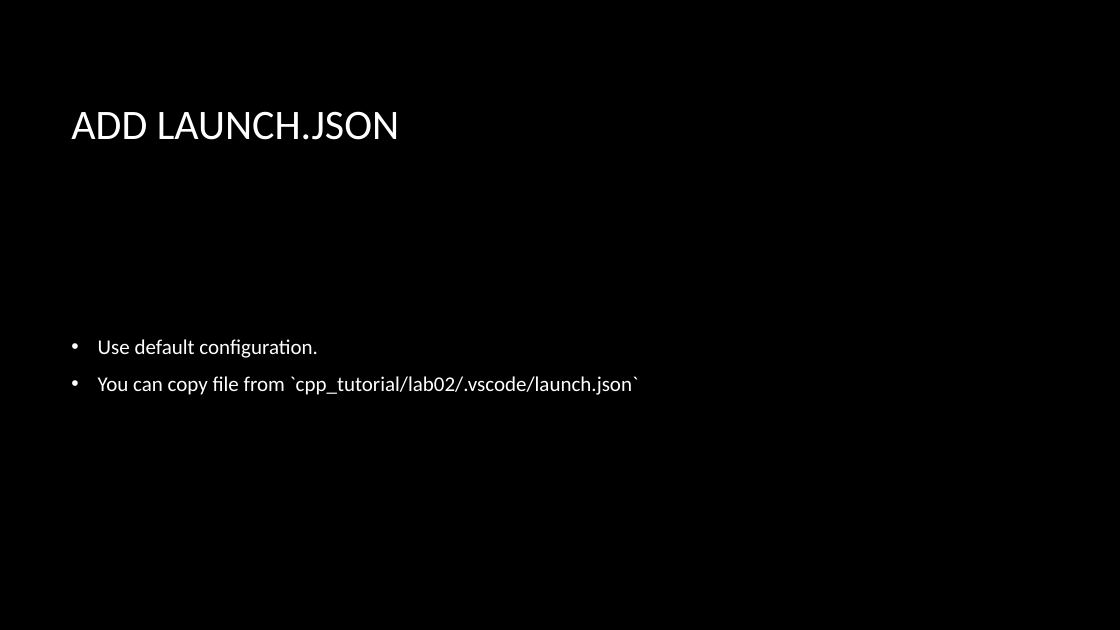
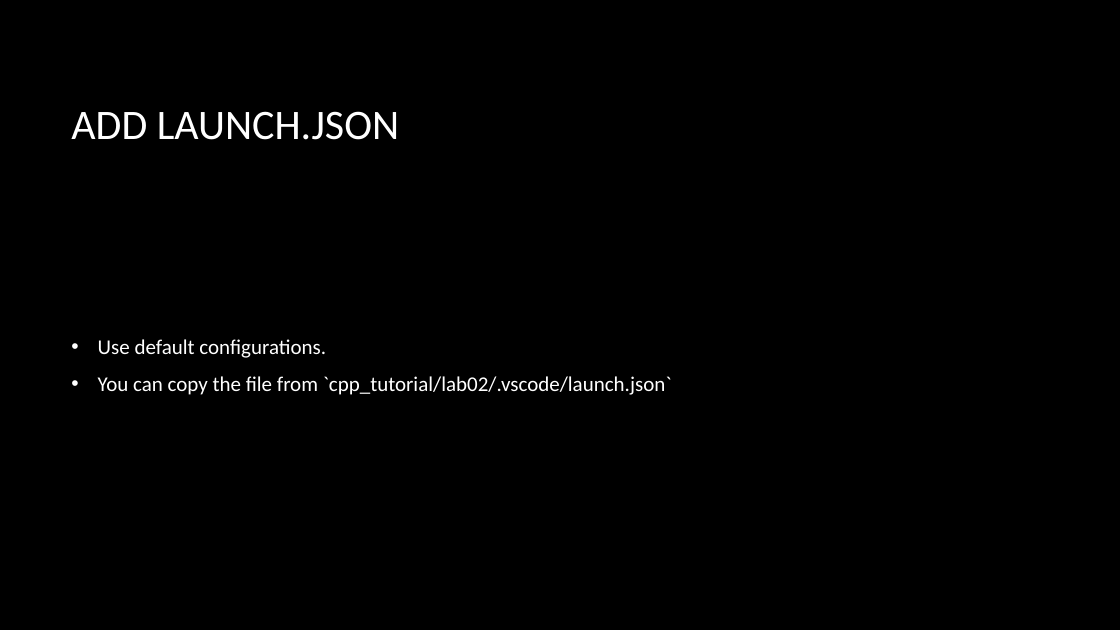
Before and after one commit to CNOCycle/cpp_tutorial, a slide deck: slide 6 of lab04-googletest/00-lab04.pptx. Drawn at 1120x630 pixels with LibreOffice and Linux fonts; fonts in the diff are those of the drawing; background and template pictures are left out. Boxes give left, top, right and bottom in pixels: in the first picture for what was removed or moved away, otherwise in the second. Text is boxed around its words. In the diff, an @@ line names an element or a change of style, - is before the commit and + after.

```diff
--- a/lab04-googletest/00-lab04.pptx
+++ b/lab04-googletest/00-lab04.pptx
@@ text at [98,339,672,395]: text changed @@
-• Use default configuration.
-• You can copy file from `cpp_tutorial/lab02/.vscode/launch.json`
+• Use default configurations.
+• You can copy the file from `cpp_tutorial/lab02/.vscode/launch.json`
```
Also in this commit, not shown: 3 other slides changed.
